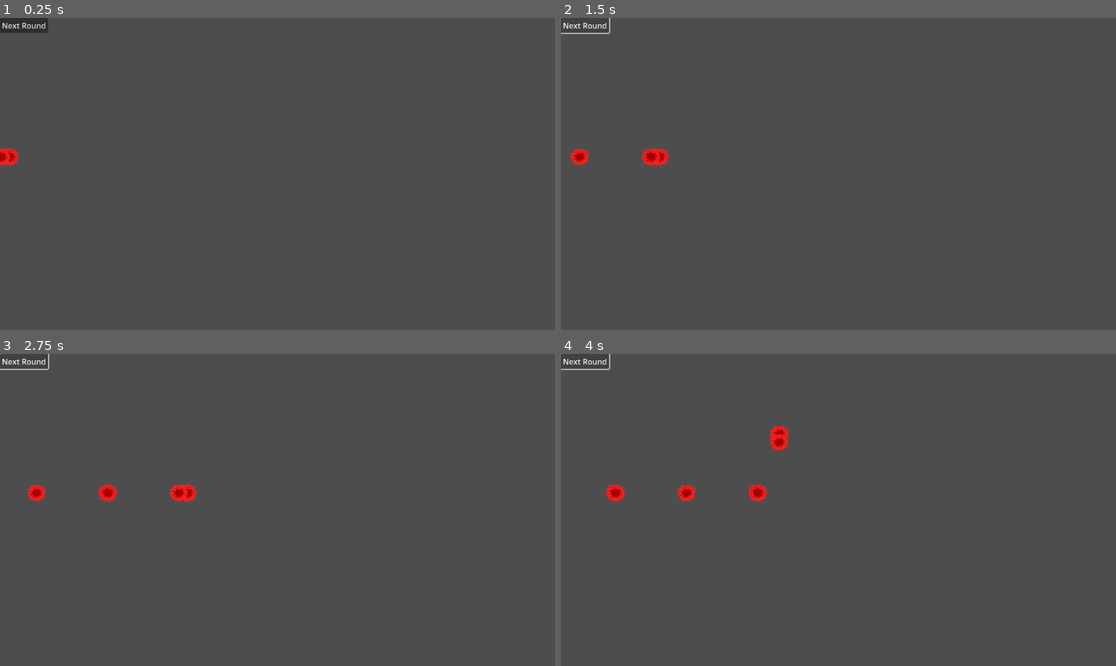
Above: before the commit, frames 1-4 (two rows, left to right).
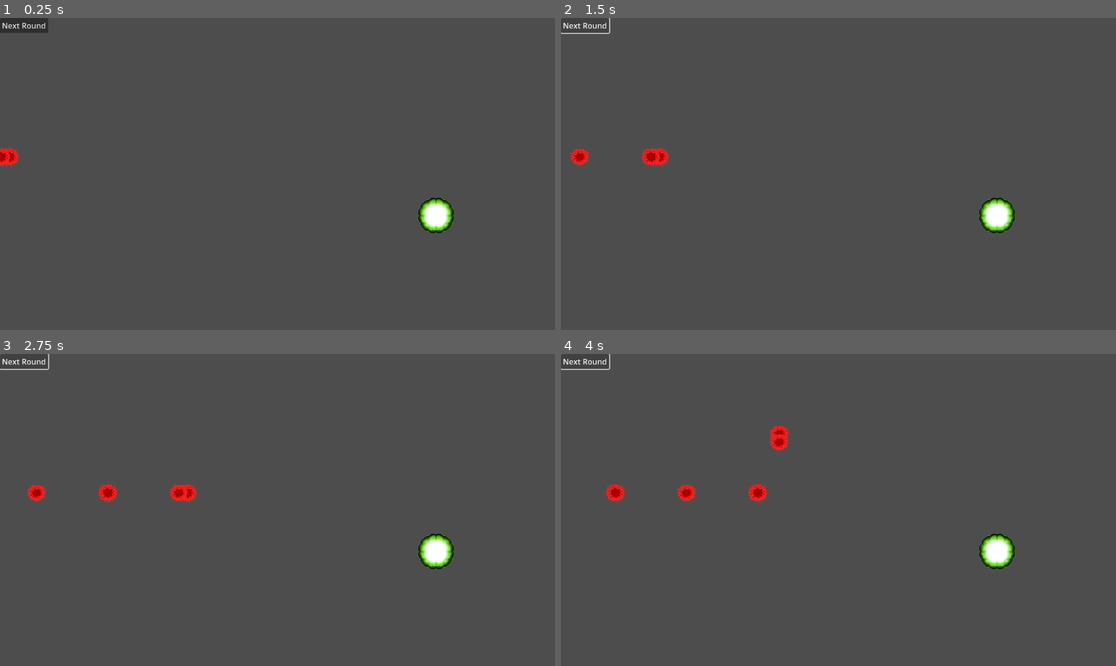
Above: after the commit, the same moments.

Repository: Kryzi/TowerDefense
Game: Godot game, scene res://Scenes/world.tscn
Two runs of this game, one before a commit and one after it. Both use one fixed random seed, a clock stepped at 60 frames per second and the inputs below.
Inputs:
- Up to frame 1 (0.25 s): no input
- Up to frame 2 (1.5 s): click "Next Round" at 0.5 s; click "Next Round" at 1.25 s
- Up to frame 3 (2.75 s): tap Enter (ui_accept) at 2, 2.27 s; hold Right (ui_right) from 2.03 s (still down)
- Up to frame 4 (4 s): tap Enter (ui_accept) at 3.02 s; release Right (ui_right) at 3.53 s; hold Left (ui_left) from 3.53 s (still down)

The runs differ from the first frame. In frame 1, 0.6% of the frame differs, in the area x 75-82%, y 57-70%; in frame 2, 0.6%; in frame 3, 0.6%; in frame 4, 0.6%.
Error after the commit: Parse Error: Identifier "Bullet" not declared in the current scope. (res://Scripts/attack.gd:27)

Commit message:
attack arbejde

Diff:
--- a/Scenes/world.tscn
+++ b/Scenes/world.tscn
@@ -1,6 +1,7 @@
-[gd_scene load_steps=3 format=3 uid="uid://dyaeva2to770s"]
+[gd_scene load_steps=4 format=3 uid="uid://dyaeva2to770s"]
 
 [ext_resource type="Script" path="res://Scripts/Path2D.gd" id="1_4exjo"]
+[ext_resource type="PackedScene" uid="uid://djh8nk3dgcjpd" path="res://Scenes/basic_tower.tscn" id="2_b0sd5"]
 
 [sub_resource type="Curve2D" id="Curve2D_8kyd7"]
 _data = {
@@ -21,4 +22,7 @@
 offset_bottom = 15.0
 text = "Next Round"
 
+[node name="BasicTower" parent="." instance=ExtResource("2_b0sd5")]
+position = Vector2(847, 347)
+
 [connection signal="pressed" from="HUD/NæsteRundeKnap" to="Path2D" method="_on_næste_runde_knap_pressed"]
--- a/Scripts/attack.gd
+++ b/Scripts/attack.gd
@@ -23,6 +23,17 @@
 		#var damage = 1
 		#bar.take_damage(damage)
 
+func shoot_projectile(target: Node2D):
+	var projectile = Bullet.instantiate()
+	get_parent().add_child(projectile)  # Add projectile to the scene
+	# Set projectile position and direction
+	projectile.global_position = global_position
+	var direction = (target.global_position - global_position).normalized()
+	projectile.velocity = direction  # Pass the direction to the projectile
+
+
+
+
 func _on_cooldown_timeout() -> void:
 	for enemy in enemies_inside:
 		var d = 1
